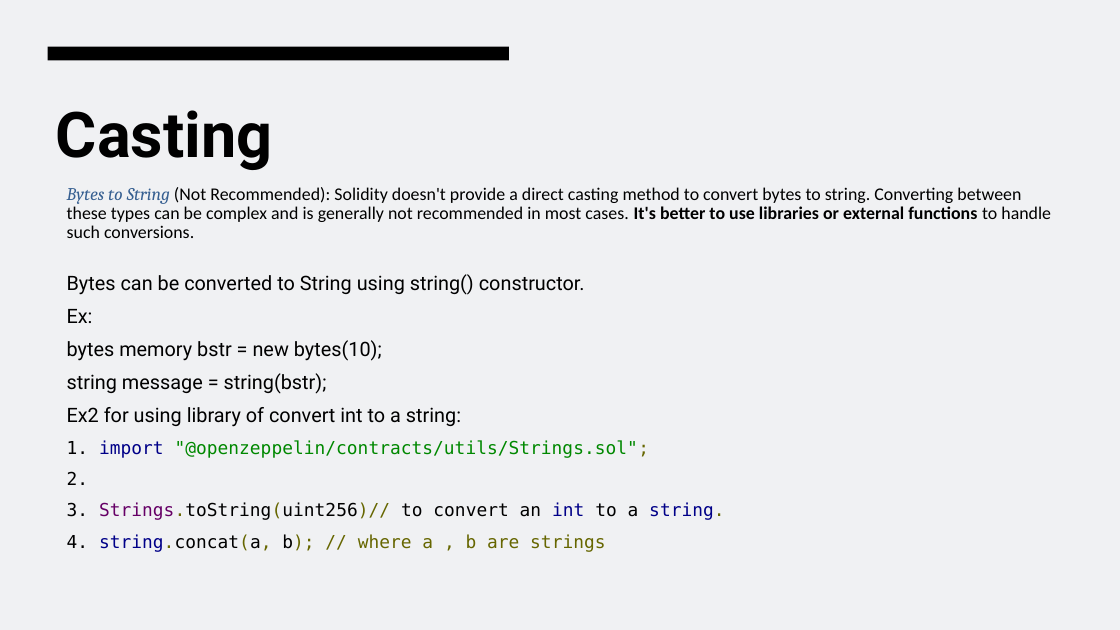
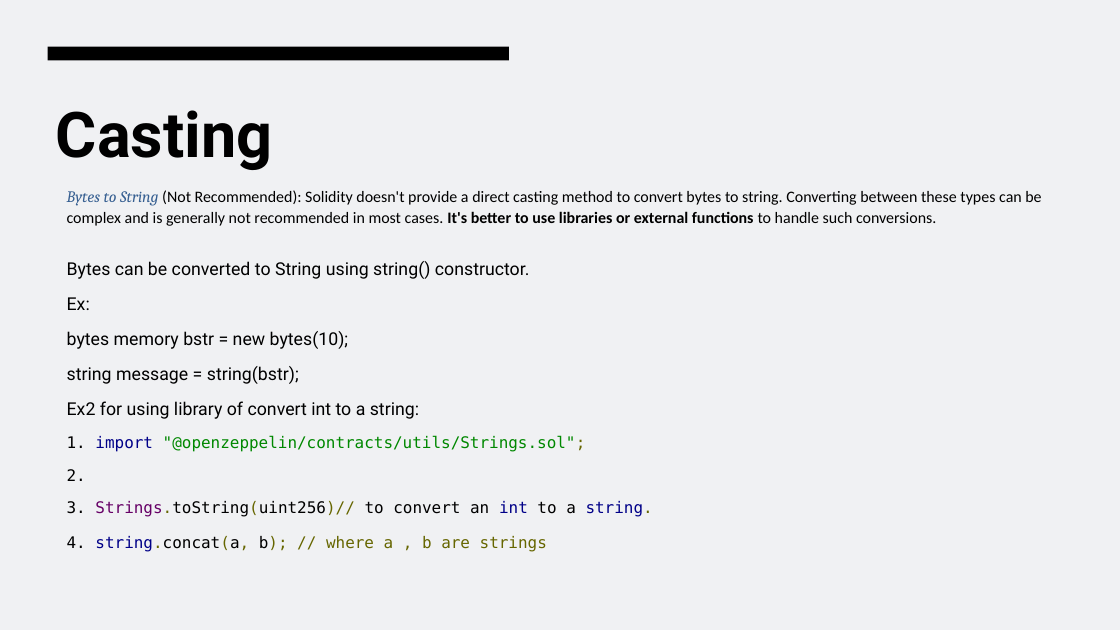
Before and after one commit to EngAbdalrhman/Material, a slide deck: slide 25 of Blockchain Lec 2.pptx. Drawn at 1120x630 pixels with LibreOffice and Linux fonts; fonts in the diff are those of the drawing. Boxes give left, top, right and bottom in pixels: in the first picture for what was removed or moved away, otherwise in the second. Text is boxed around its words. In the diff, an @@ line names an element or a change of style, - is before the commit and + after.

```diff
--- a/Blockchain Lec 2.pptx
+++ b/Blockchain Lec 2.pptx
@@ text "Bytes to String (Not Recommended): ..." at [67,190,1041,552]: size 15.3 to 13.7 pt in "Bytes to String (Not Recommended): Solidity doesn't ...", "1. import "@openzeppelin/contracts/utils/Strings.sol";", "2.", "3. Strings.toString(uint256)// to convert an int to ..." and 1 more places; size 17 to 15.2 pt in "Bytes can be converted to String using ...", "Ex:", "bytes memory bstr = new bytes(10);", "string message = string(bstr);" and 1 more places; line spacing 0.9 to 1.1 @@
```
Also in this commit, not shown: 47 other slides changed, 1 other file.
